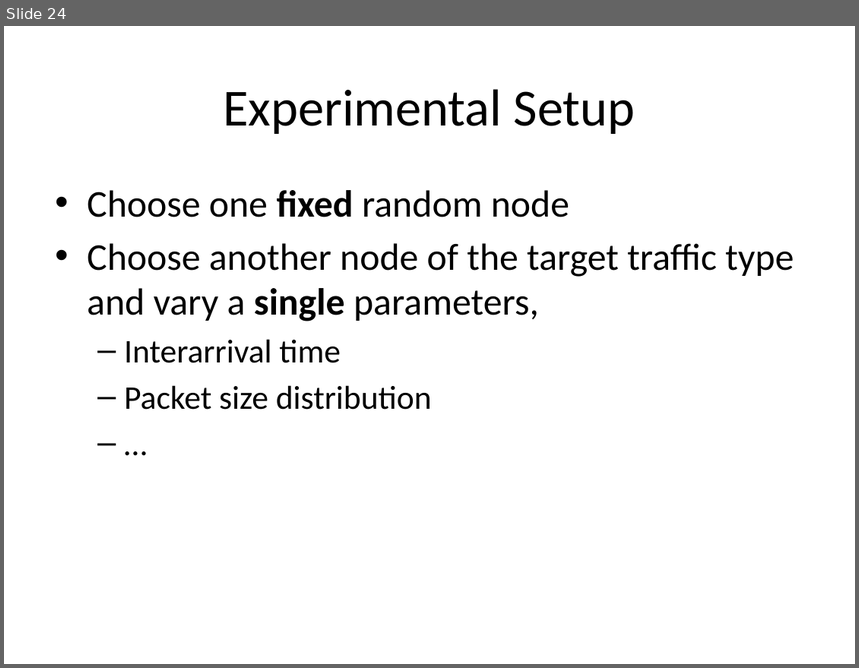
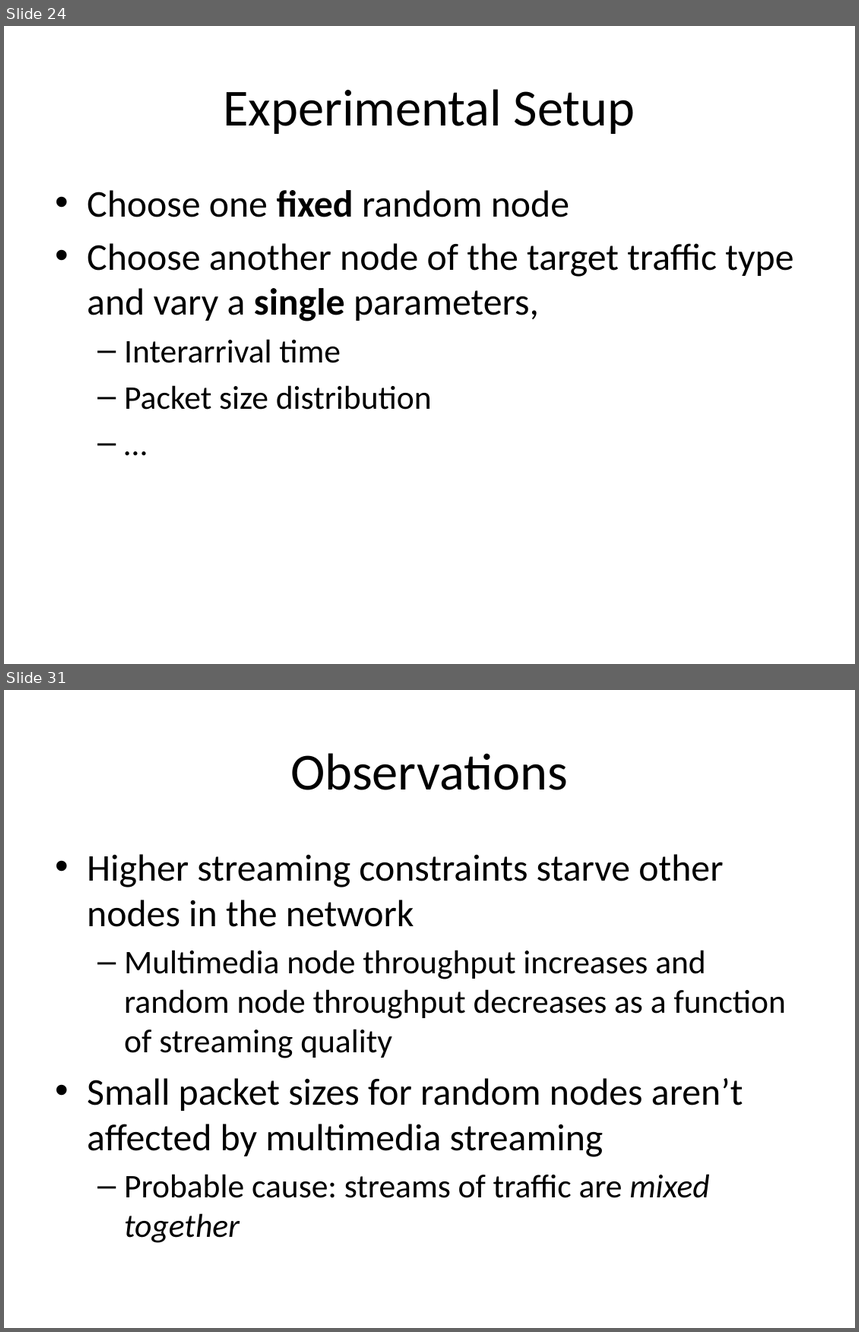
Before and after one commit to tamirh-uci/HeteroTrafficModels, a slide deck: presentation/slides.pptx. Shown one above the other, each under a label of ours: slide 24 before the commit, slides 24 and 31 after it; the slides between them are not shown. The pictures are 859x668 and 859x1332 pixels, drawn with LibreOffice and Linux fonts; fonts in the diff are those of the drawing. Boxes give left, top, right and bottom in pixels: in the first picture for what was removed or moved away, otherwise in the second. Text is boxed around its words. In the diff, an @@ line names an element or a change of style, - is before the commit and + after.

```diff
--- a/presentation/slides.pptx
+++ b/presentation/slides.pptx
@@ slide 31 added at (4,690,855,1328), background #FFFFFF @@
@@ title added at (291,753,568,790), 44 pt, text #000000 @@
+Observations
@@ text added at (87,854,786,1243), 28 pt, text #000000 @@
+• Higher streaming constraints starve other nodes in the network
+  – Multimedia node throughput increases and random node throughput decreases as a function of streaming quality
+• Small packet sizes for random nodes aren’t affected by multimedia streaming
+  – Probable cause: streams of traffic are mixed together
```
Also in this commit, not shown: 8 slides changed, 4 other slides added, 3 slides removed.
